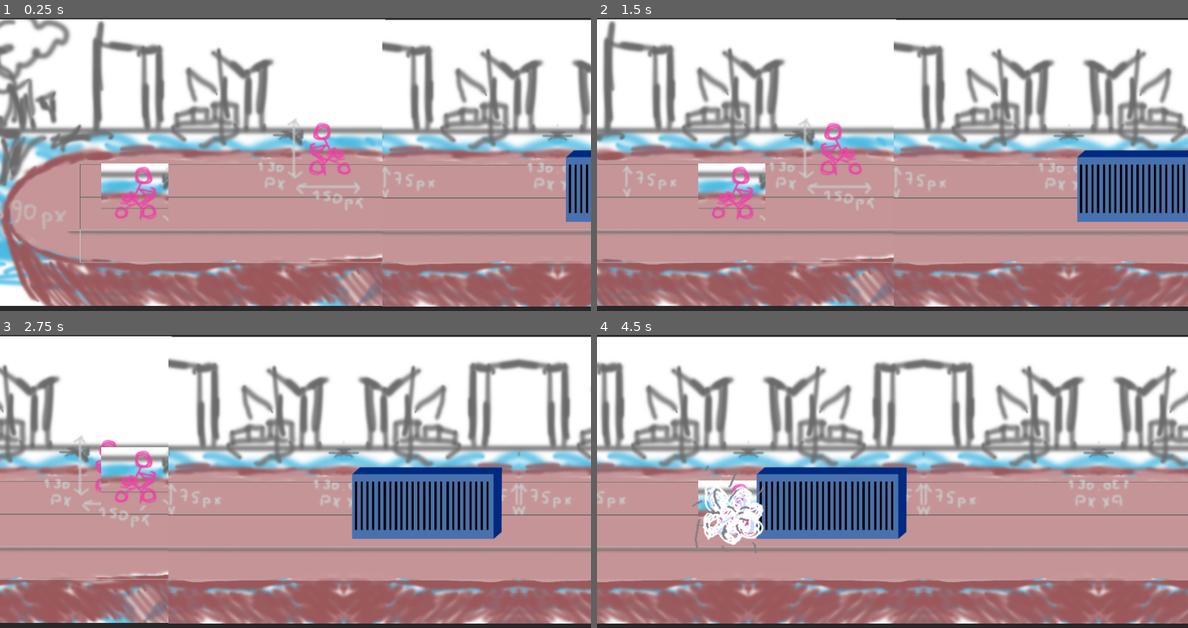
Above: before the commit, frames 1-4 (two rows, left to right).
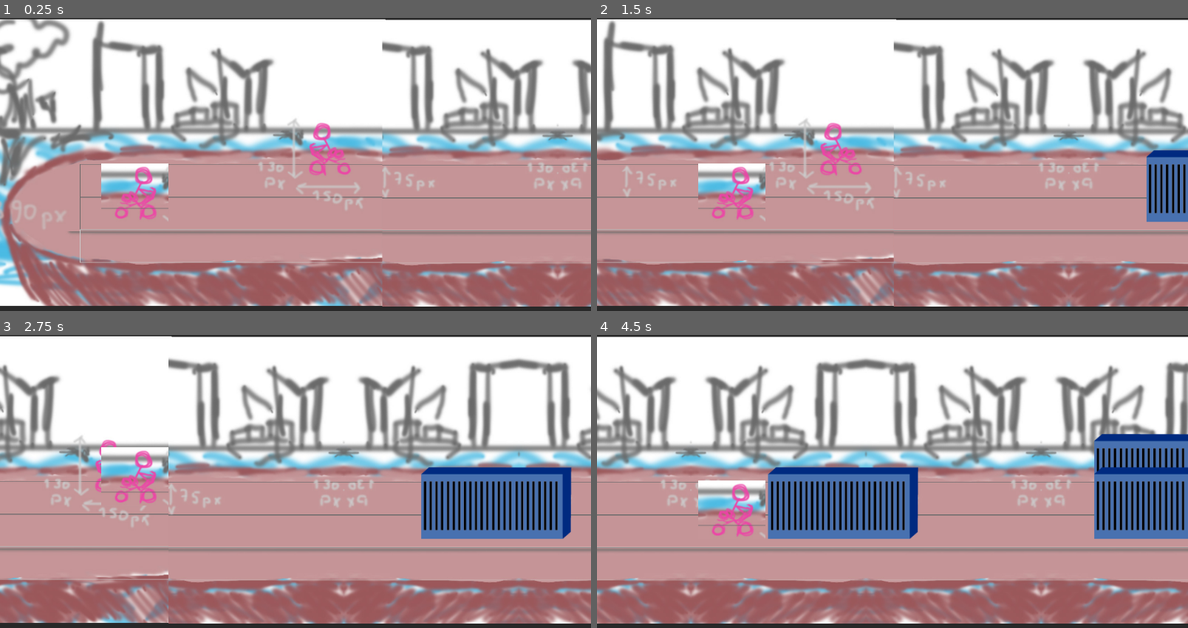
Above: after the commit, the same moments.

Repository: kcabra/noord-gj
Game: Godot game, scene res://proto.tscn
Same seed, same stepped clock (60 frames per second), same inputs: the game is played once before the commit and once after it.
Inputs:
- Up to frame 1 (0.25 s): no input
- Up to frame 2 (1.5 s): hold W (move_up) 0.53-1.28 s; hold S (move_down) from 1.28 s (still down)
- Up to frame 3 (2.75 s): release S (move_down) at 2.03 s; hold W (move_up) from 2.03 s (still down)
- Up to frame 4 (4.5 s): release W (move_up) at 3.53 s; hold S (move_down) from 3.53 s (still down)

The runs differ from the first frame. In frame 1, 1.0% of the frame differs, in the area x 95-100%, y 45-70%; in frame 2, 3.5%; in frame 3, 6.9%; in frame 4, 35%, in the area x 0-100%, y 7-99%.

Commit message:
level editing enabled

Diff:
--- /dev/null
+++ b/project/objects/obstacle.tscn
@@ -0,0 +1,22 @@
+[gd_scene load_steps=4 format=2]
+
+[ext_resource path="res://scripts/obstacle.gd" type="Script" id=1]
+[ext_resource path="res://assets/container.png" type="Texture" id=2]
+
+[sub_resource type="RectangleShape2D" id=1]
+extents = Vector2( 159.823, 75.3082 )
+
+[node name="obstacle" type="StaticBody2D"]
+z_index = 1
+z_as_relative = false
+collision_layer = 4
+collision_mask = 0
+script = ExtResource( 1 )
+lane = 1
+
+[node name="Asset 4" type="Sprite" parent="."]
+texture = ExtResource( 2 )
+
+[node name="CollisionShape2D" type="CollisionShape2D" parent="."]
+position = Vector2( -9.04639, 1.29236 )
+shape = SubResource( 1 )
--- a/project/proto.tscn
+++ b/project/proto.tscn
@@ -1,11 +1,10 @@
-[gd_scene load_steps=10 format=2]
+[gd_scene load_steps=8 format=2]
 
 [ext_resource path="res://Placeholders mockup.jpg" type="Texture" id=1]
 [ext_resource path="res://repeatable.jpg" type="Texture" id=2]
 [ext_resource path="res://scripts/camera.gd" type="Script" id=3]
 [ext_resource path="res://scripts/player.gd" type="Script" id=4]
-[ext_resource path="res://scripts/obstacle.gd" type="Script" id=5]
-[ext_resource path="res://assets/container.png" type="Texture" id=6]
+[ext_resource path="res://objects/obstacle.tscn" type="PackedScene" id=5]
 
 [sub_resource type="RectangleShape2D" id=1]
 extents = Vector2( 32.7473, 62.996 )
@@ -17,9 +16,6 @@
 	self.text = (\"lane: \" + String(get_parent().current_lane) +
 	\"\\n bitmask:\" + String(get_parent().collision_mask))
 "
-
-[sub_resource type="RectangleShape2D" id=3]
-extents = Vector2( 159.823, 75.3082 )
 
 [node name="Node2D" type="Node2D"]
 
@@ -36,6 +32,7 @@
 region_rect = Rect2( 0, 0, 1e+07, 638.845 )
 
 [node name="lanes" type="Node2D" parent="."]
+editor/display_folded = true
 
 [node name="lane1" type="Position2D" parent="lanes" groups=[
 "lane",
@@ -62,6 +59,7 @@
 [node name="player" type="KinematicBody2D" parent="." groups=[
 "player",
 ]]
+editor/display_folded = true
 position = Vector2( 374, 380 )
 z_index = 1
 z_as_relative = false
@@ -87,19 +85,21 @@
 
 [node name="obstacles" type="Node2D" parent="."]
 
-[node name="obstacle" type="StaticBody2D" parent="obstacles"]
-editor/display_folded = true
-position = Vector2( 1528.61, 375 )
-z_index = 1
-z_as_relative = false
-collision_layer = 4
-collision_mask = 0
-script = ExtResource( 5 )
-lane = 1
+[node name="obstacle" parent="obstacles" instance=ExtResource( 5 )]
+position = Vector2( 1682.21, 375 )
 
-[node name="Asset 4" type="Sprite" parent="obstacles/obstacle"]
-texture = ExtResource( 6 )
+[node name="obstacle2" parent="obstacles" instance=ExtResource( 5 )]
+position = Vector2( 2407.65, 301 )
+z_index = 0
+collision_layer = 6
+lane = 0
 
-[node name="CollisionShape2D" type="CollisionShape2D" parent="obstacles/obstacle"]
-position = Vector2( -9.04639, 1.29236 )
-shape = SubResource( 3 )
+[node name="obstacle3" parent="obstacles" instance=ExtResource( 5 )]
+position = Vector2( 2407.65, 375 )
+collision_layer = 6
+
+[node name="obstacle4" parent="obstacles" instance=ExtResource( 5 )]
+position = Vector2( 3331.11, 301 )
+z_index = 0
+collision_layer = 6
+lane = 0
--- a/project/scripts/obstacle.gd
+++ b/project/scripts/obstacle.gd
@@ -3,12 +3,14 @@
 
 export (int, 0, 2) var lane = 0
 var y_offset = -55
+onready var lanes = get_tree().get_nodes_in_group("lane")
 
 func _ready():
-	self.position.y = get_tree().get_nodes_in_group("lane")[lane].position.y + y_offset
-	self.set_collision_layer_bit(lane + 1, 1)
-	self.z_index = lane
-	print(self.z_index)
+	if lanes && lanes.size() > 0:
+		lanes[lane].position.y + y_offset
+		self.set_collision_layer_bit(lane + 1, 1)
+		self.z_index = lane
 
 func _process(_delta):
-	self.position.y = get_tree().get_nodes_in_group("lane")[lane].position.y + y_offset
+	if lanes && lanes.size() > 0:
+		self.position.y = lanes[lane].position.y + y_offset
--- a/project/scripts/player.gd
+++ b/project/scripts/player.gd
@@ -24,15 +24,18 @@
 	vel += 1 if vel < 500 && moving else 0
 
 	var collision = move_and_collide(Vector2(vel * (delta if moving else 0), move_vec))
-	if collision:
+	if collision && collision.normal == Vector2.LEFT:
 		moving = false
 		_explode()
+	elif collision:
+		move_and_collide(collision.remainder)
+		print_debug(collision.normal.angle())
+		print_debug(collision.remainder)
 
 func _change_lane(change):
 	if moving:
 		current_lane += change if current_lane + change <= 2 &&  current_lane + change >= 0 else 0
 		self.z_index = current_lane
-		print(self.z_index)
 		for i in range(3):
 			set_collision_mask_bit(i + 1, (1 if i == current_lane else 0))
 
